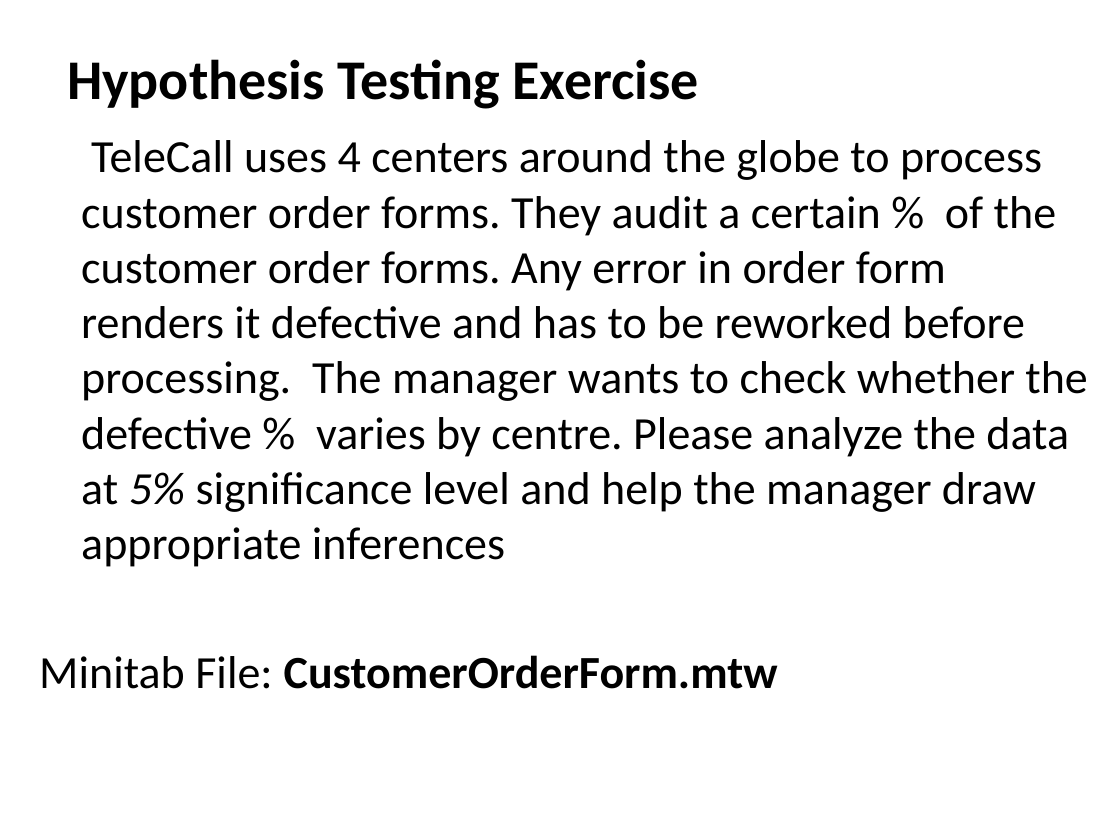
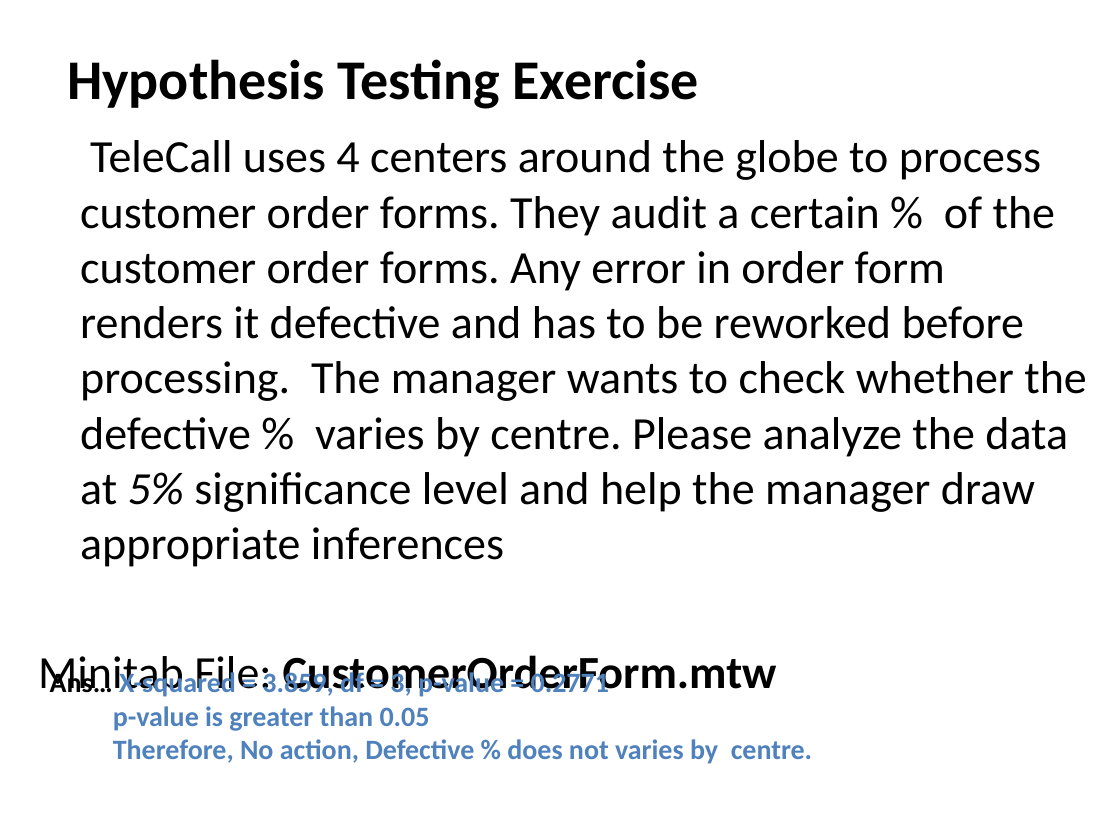
Before and after one commit to Omkar0504/ExcelR-Data-Science-Assignments, a slide deck: slide 4 of assignment 3/Hypothesis_Testing_Assignment.pptx. Drawn at 1120x840 pixels with LibreOffice and Linux fonts; fonts in the diff are those of the drawing. Boxes give left, top, right and bottom in pixels: in the first picture for what was removed or moved away, otherwise in the second. Text is boxed around its words. In the diff, an @@ line names an element or a change of style, - is before the commit and + after.

```diff
--- a/assignment 3/Hypothesis_Testing_Assignment.pptx
+++ b/assignment 3/Hypothesis_Testing_Assignment.pptx
@@ text "TeleCall uses 4 centers around ..." rewrapped from [39,140,1087,689] to [80,140,1086,567] @@
@@ text added at [50,669,812,764], 18 pt, text #4F81BD, bold @@
+Ans… X-squared = 3.859, df = 3, p-value = 0.2771
+p-value is greater than 0.05
+Therefore, No action, Defective % does not varies by centre.
```
Also in this commit, not shown: 1 other slide changed, 3 other files.
